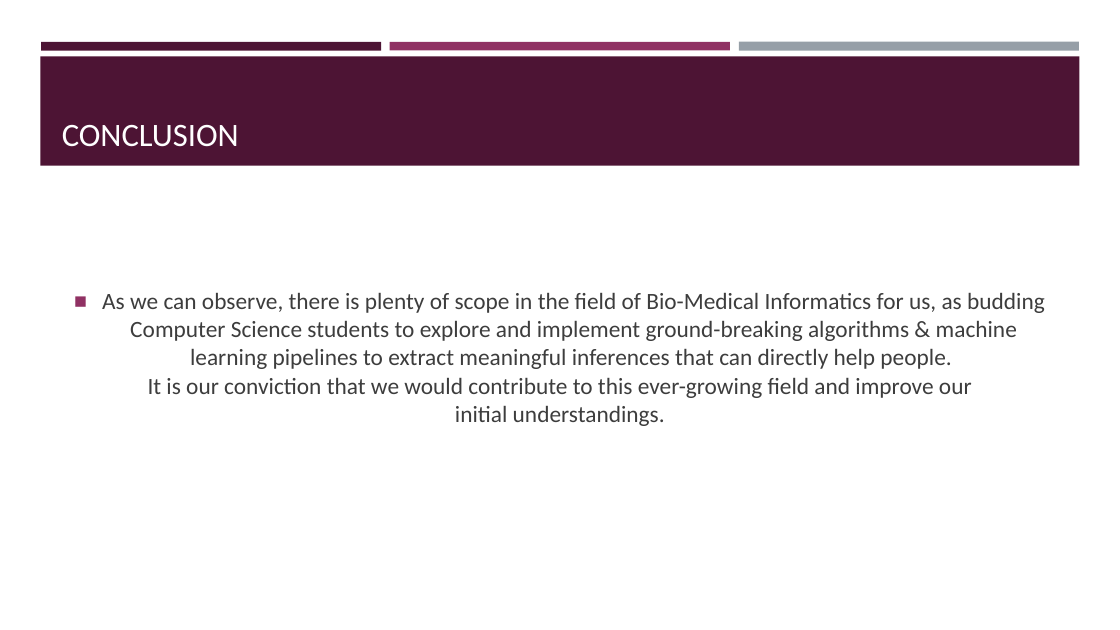
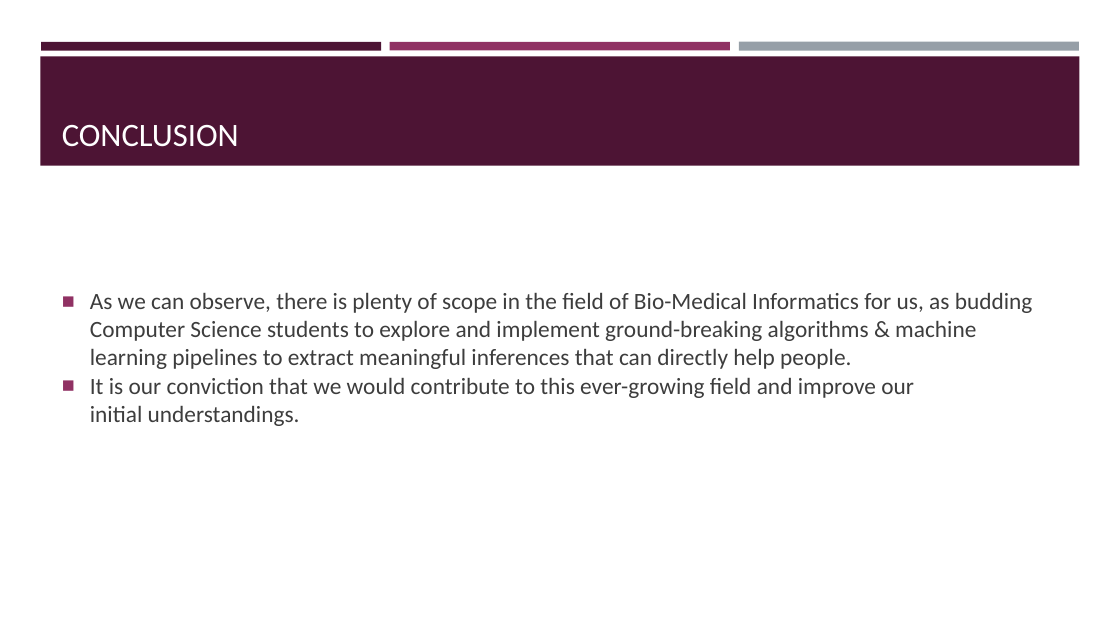
Before and after one commit to fortyTwo102/bioinformatics, a slide deck: slide 31 of reports/Final Reports/GROUP 13 - PPT.pptx (slide 28 before the commit). Drawn at 1120x630 pixels with LibreOffice and Linux fonts; fonts in the diff are those of the drawing. Boxes give left, top, right and bottom in pixels: in the first picture for what was removed or moved away, otherwise in the second. Text is boxed around its words. In the diff, an @@ line names an element or a change of style, - is before the commit and + after.

```diff
--- a/reports/Final Reports/GROUP 13 - PPT.pptx
+++ b/reports/Final Reports/GROUP 13 - PPT.pptx
@@ text "As we can observe, there ..." at (90, 293, 1033, 426): alignment centre to left; bullet none to ■ @@
```
Also in this commit, not shown: 9 other slides changed, 3 slides added, 20 other files.
